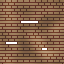
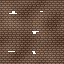
The second 64×64 image is a revision of the first. Changes to its layers:
added layer "Group 1" above "Layer 12" over [0, 0, 64, 64]
renamed "Layer 6" to "Layer 12", painted on it over [0, 0, 64, 64]
